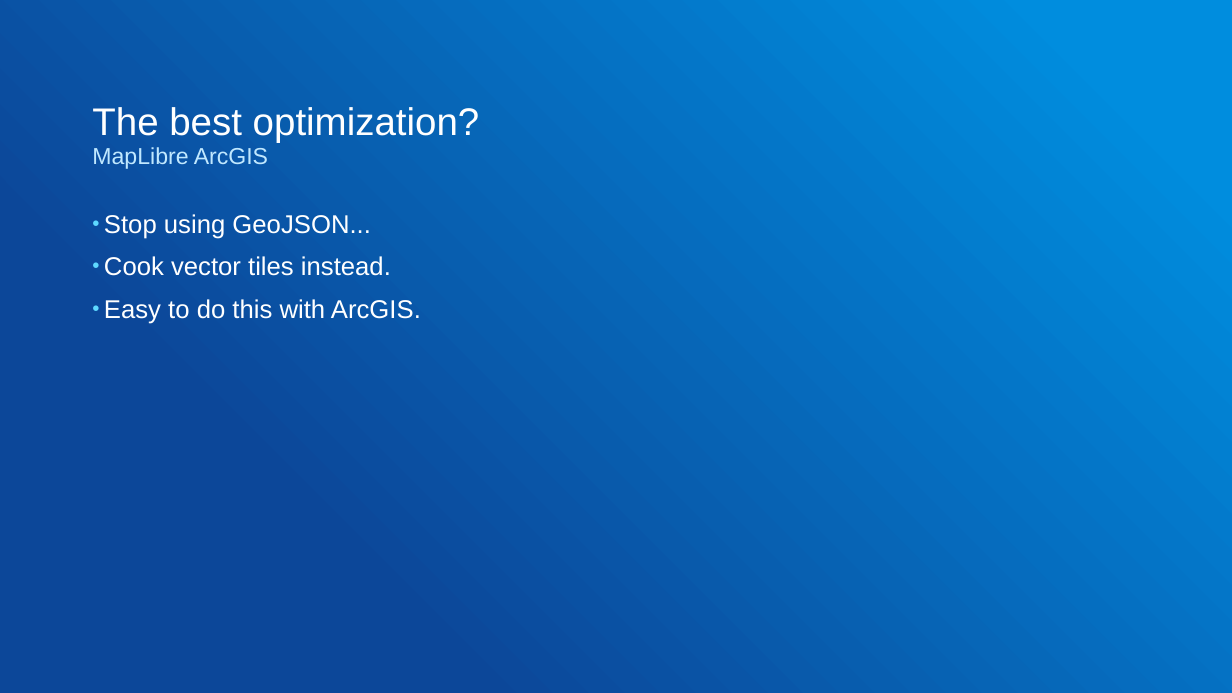
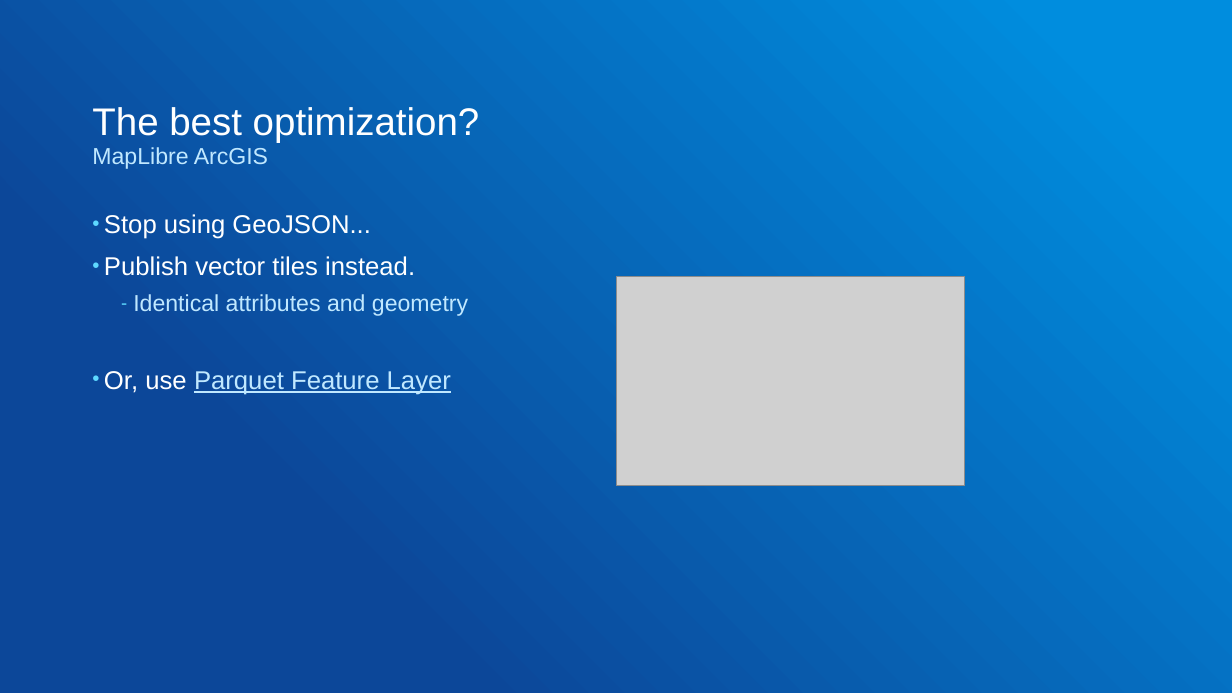
Before and after one commit to gowin20/foss4g-2026-maplibregl-data-visualization, a slide deck: slide 30 of foss4g-optimized-maplibre-queries.pptx (slide 25 before the commit). Drawn at 1232x693 pixels with LibreOffice and Linux fonts; fonts in the diff are those of the drawing; grey boxes stand for pictures. Boxes give left, top, right and bottom in pixels: in the first picture for what was removed or moved away, otherwise in the second. Text is boxed around its words. In the diff, an @@ line names an element or a change of style, - is before the commit and + after.

```diff
--- a/foss4g-optimized-maplibre-queries.pptx
+++ b/foss4g-optimized-maplibre-queries.pptx
@@ text at [104, 256, 468, 395]: text changed; text colour #FFFFFF to #C0E8FF @@
-• Cook vector tiles instead.
-• Easy to do this with ArcGIS.
+• Publish vector tiles instead.
+  – Identical attributes and geometry
+• Or, use Parquet Feature Layer
@@ picture added at [616, 276, 965, 485] @@
```
Also in this commit, not shown: 12 other slides changed, 10 slides added, 4 slides removed, 1 other file.
